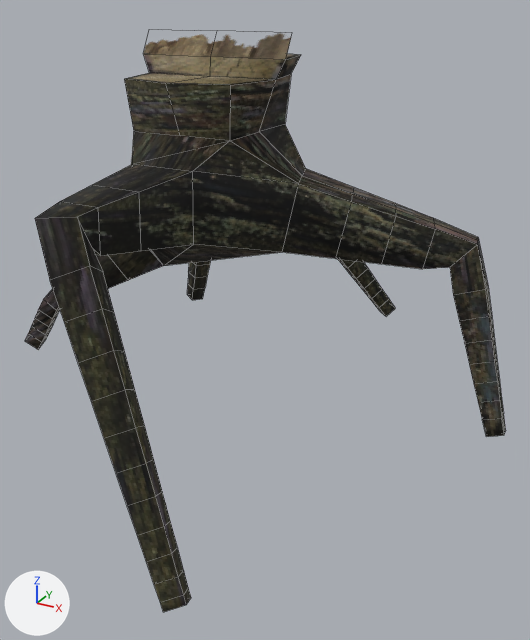
Renders of the Blender file resources/locations/swamp/tree_p/tree_p.blend from each side of a commit.
Before and after are seen from a camera (50 mm lens) standing at (2.27, -3.58, 2.12) and looking at (0.38, -0.14, 0.4). The lights are fixed; the arrows at lower left show +X, +Y and +Z. Mesh edges are drawn as thin lines.

The first picture shows 'tree_p', 'tree_p.001'.
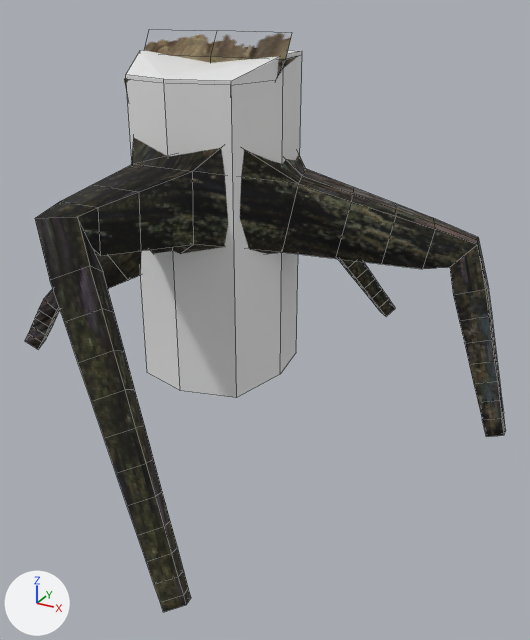
The change, as JSON lines over the scene's bpy script:
```json
{"op": "add", "block": "me_plane", "code": ["me_plane = bpy.data.meshes.new('Plane')", "me_plane.from_pydata([(-0.01, 0.43, -0.02), (0.35, 0.35, -0.02), (0.4, 0.02, -0.02), (0.31, -0.36, -0.02), (-0.03, -0.45, -0.02), (-0.34, -0.36, -0.02), (-0.5, -0.02, -0.02), (-0.39, 0.35, -0.02), (-0.01, 0.43, 1.85), (0.35, 0.35, 1.85), (0.4, 0.02, 1.85), (0.31, -0.36, 1.75), (-0.03, -0.45, 1.75), (-0.34, -0.36, 1.75), (-0.5, -0.02, 1.85), (-0.39, 0.35, 1.85)], [], [(1, 0, 7, 6, 5, 4, 3, 2), (9, 10, 11, 12, 13, 14, 15, 8), (6, 7, 15, 14), (4, 5, 13, 12), (2, 3, 11, 10), (0, 1, 9, 8), (7, 0, 8, 15), (5, 6, 14, 13), (3, 4, 12, 11), (1, 2, 10, 9)])"]}
{"op": "add", "block": "ob_tree_p_phy", "code": ["ob_tree_p_phy = bpy.data.objects.new('tree_p_phy', me_plane)", "ob_tree_p_phy.location = (0.0, 0.0, 0.0)"]}
```

Changed parts and their boxes (x1, y1, x2, y2) in the pictures (530 x 640 px):
```json
{"object": "tree_p_phy", "change": "added", "after": [126, 50, 302, 398]}
```
